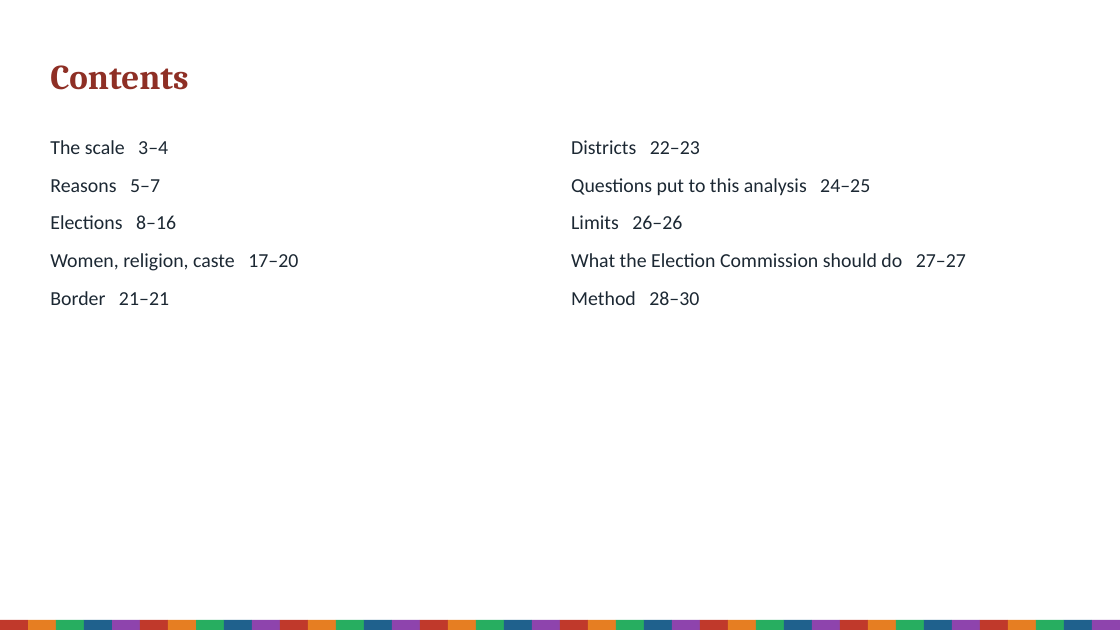
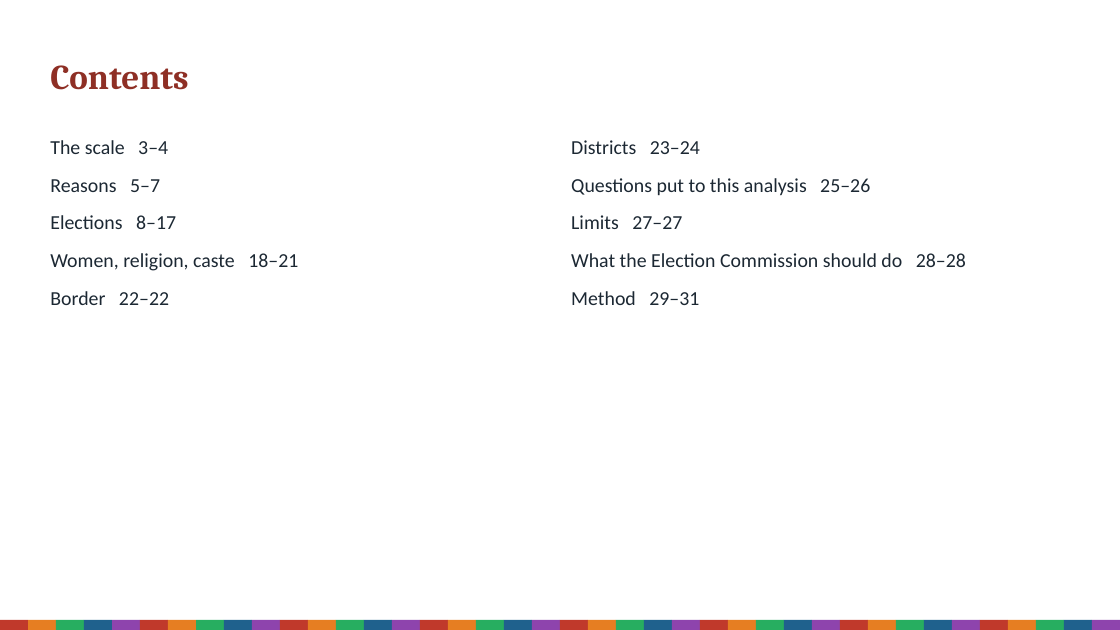
Before and after one commit to Varnasr/INDIA-DATA, a slide deck: slide 2 of reports/bihar-sir-2025-deck.pptx. Drawn at 1120x630 pixels with LibreOffice and Linux fonts; fonts in the diff are those of the drawing. Boxes give left, top, right and bottom in pixels: in the first picture for what was removed or moved away, otherwise in the second. Text is boxed around its words. In the diff, an @@ line names an element or a change of style, - is before the commit and + after.

```diff
--- a/reports/bihar-sir-2025-deck.pptx
+++ b/reports/bihar-sir-2025-deck.pptx
@@ text at (571, 140, 966, 305): text changed @@
-Districts 22–23
-Questions put to this analysis 24–25
-Limits 26–26
-What the Election Commission should do 27–27
-Method 28–30
+Districts 23–24
+Questions put to this analysis 25–26
+Limits 27–27
+What the Election Commission should do 28–28
+Method 29–31
@@ text at (50, 215, 298, 305): text changed @@
-Elections 8–16
-Women, religion, caste 17–20
-Border 21–21
+Elections 8–17
+Women, religion, caste 18–21
+Border 22–22
```
Also in this commit, not shown: 21 other slides changed, 1 slide added, 35 other files.
